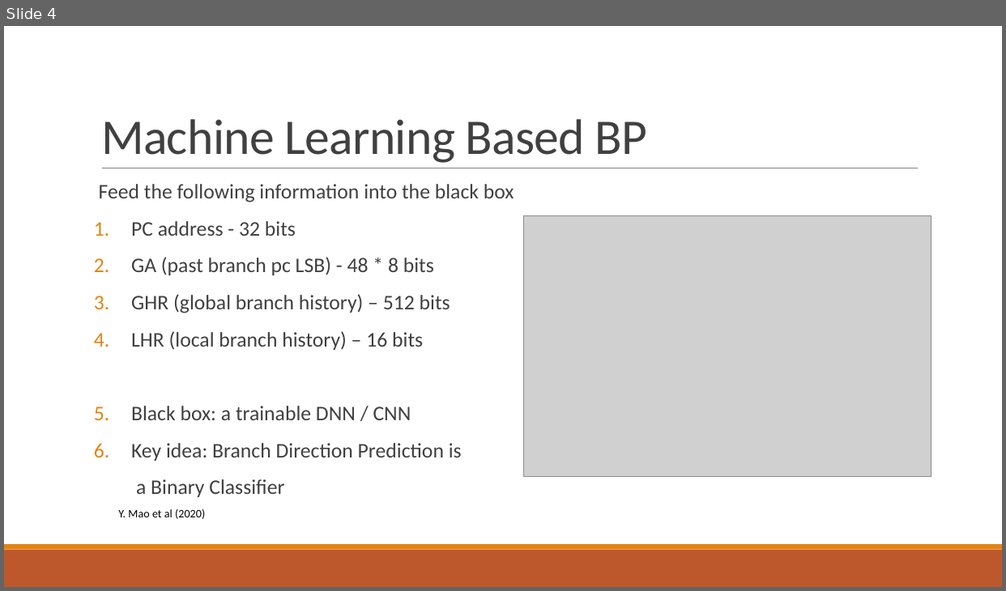
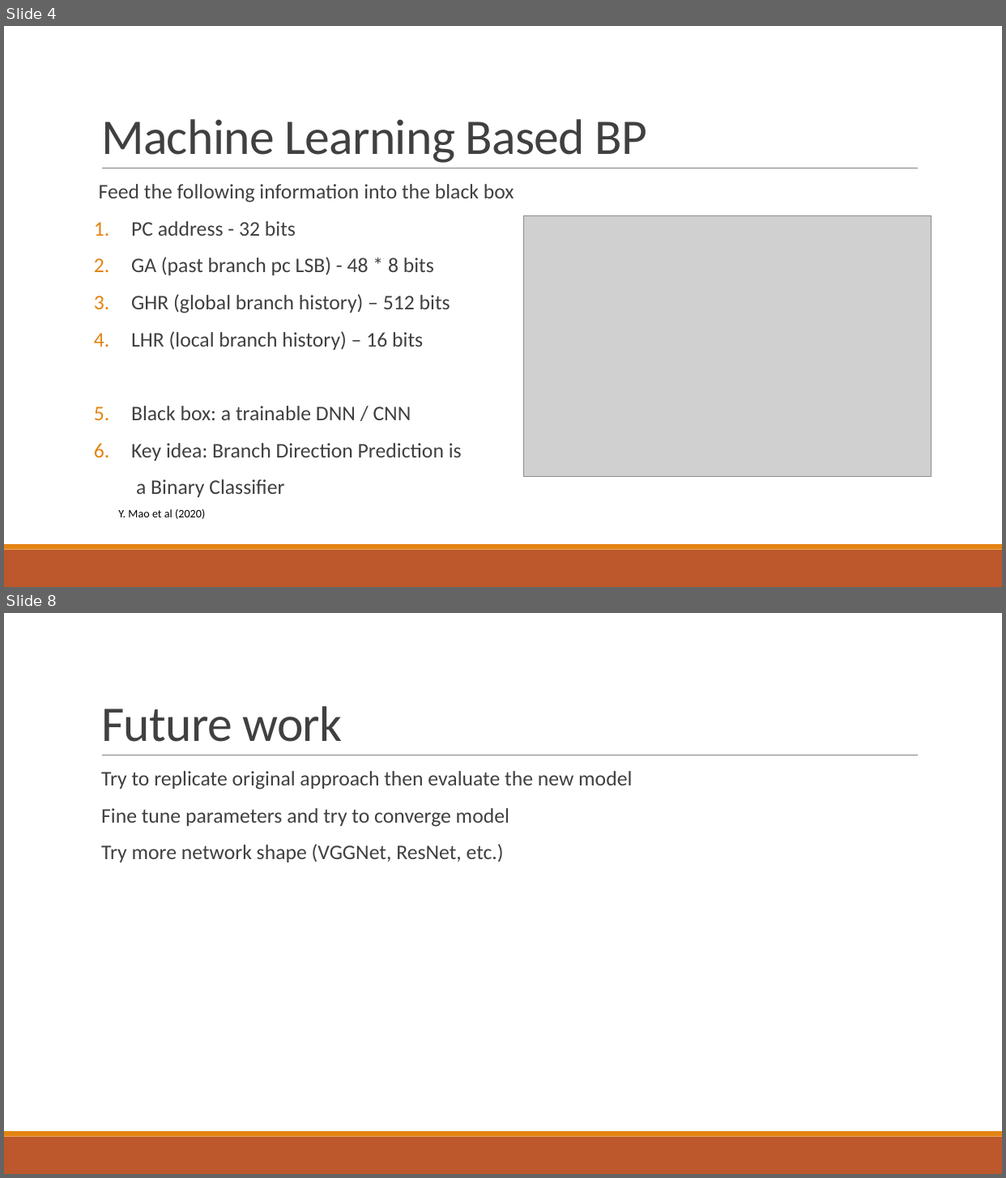
Before and after one commit to Bald-Badger/DNN-Branch-Predictor, a slide deck: presentation.pptx. Shown one above the other, each under a label of ours: slide 4 before the commit, slides 4 and 8 after it; the slides between them are not shown. The pictures are 1006x591 and 1006x1178 pixels, drawn with LibreOffice and Linux fonts; fonts in the diff are those of the drawing; grey boxes stand for pictures. Boxes give left, top, right and bottom in pixels: in the first picture for what was removed or moved away, otherwise in the second. Text is boxed around its words. In the diff, an @@ line names an element or a change of style, - is before the commit and + after.

```diff
--- a/presentation.pptx
+++ b/presentation.pptx
@@ slide 8 added at (4, 613, 1002, 1174), background #FFFFFF; not listed: 3 template elements that a slide beside it also shows @@
@@ title added at (101, 706, 342, 742), 48 pt, text #404040 @@
+Future work
@@ text added at (101, 771, 632, 862), 20 pt, text #404040 @@
+  Try to replicate original approach then evaluate the new model
+  Fine tune parameters and try to converge model
+  Try more network shape (VGGNet, ResNet, etc.)
```
Also in this commit, not shown: 4 slides changed, 3 other slides added, 5 other files.
